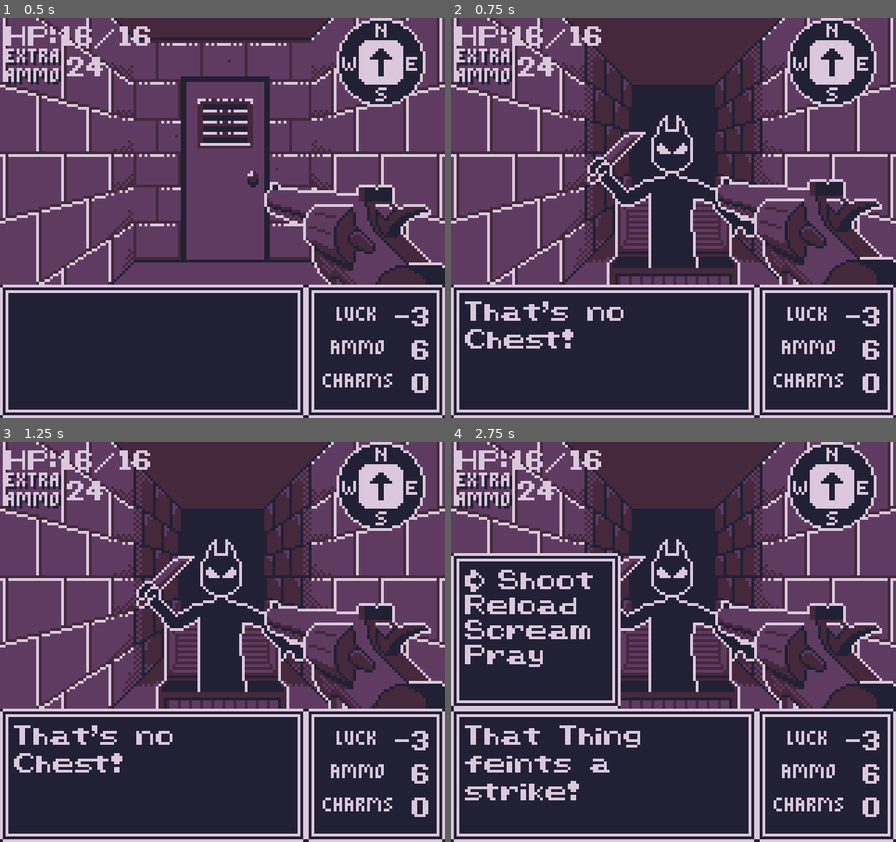
Above: before the commit, frames 1-4 (two rows, left to right).
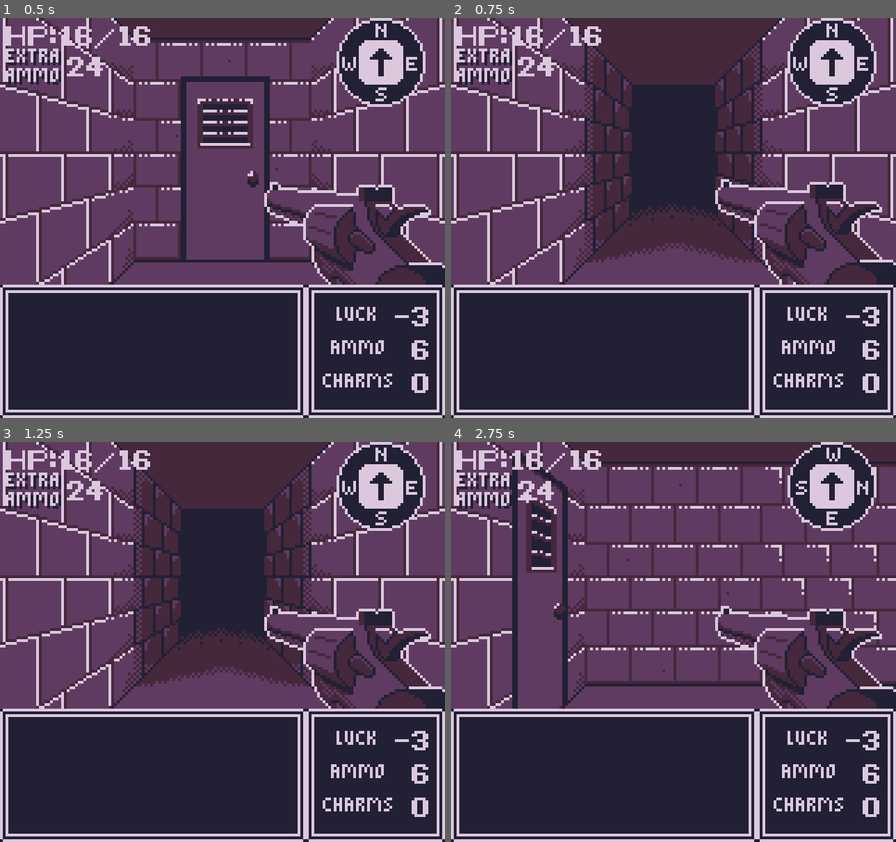
Above: after the commit, the same moments.

Repository: GartTheSkeleton/GameboyDungeon
Game: Godot game, scene res://src/Game/gameworld.tscn
The game is run twice, just before and just after one commit, with the same random seed, the same clock (stepped at 60 frames per second) and the same inputs.
Inputs:
- Up to frame 1 (0.5 s): no input
- Up to frame 2 (0.75 s): tap Enter at 0.5 s; hold Up (Up) from 0.53 s (still down); tap Z (A) at 0.6 s
- Up to frame 3 (1.25 s): keep holding Up (Up); tap X (B) at 0.8 s
- Up to frame 4 (2.75 s): tap Space at 1.25 s; tap X (B) at 1.35, 2.3 s; tap Z (A) at 1.55, 2.1 s; tap Enter at 2 s; release Up (Up) at 2.03 s; hold Left (Left) from 2.03 s (still down)

Frame 1 is identical in both runs. In frame 2, 9.4% of the frame differs, in the area x 3-100%, y 24-83%; in frame 3, 10%; in frame 4, 41%, in the area x 0-100%, y 0-90%.

Commit message:
populate rooms based on tile.gd variables

Diff:
--- a/src/Entities/Actors/Components/fighter_component.gd
+++ b/src/Entities/Actors/Components/fighter_component.gd
@@ -38,6 +38,7 @@
 
 var last_combat_action: String
 var rng = RandomNumberGenerator.new()
+var turn_count: int = 0
 
 func _init(definition: FighterComponentDefinition, parent: Entity) -> void:
 	self.parent = parent
--- a/src/Game/combat_manager.gd
+++ b/src/Game/combat_manager.gd
@@ -56,6 +56,7 @@
 func begin_turn() -> void:
 	if !player_character.is_alive() || !enemy_character.is_alive():
 		end_combat()
+	current_character.fighter_component.turn_count += 1
 	if current_character == player_character:
 		if current_character.fighter_component.turn_skipped:
 			MessageLog.send_message("You're too stunned to act quickly!")
@@ -70,7 +71,7 @@
 			await get_tree().create_timer(wait_time).timeout
 	#		cast combat action
 			var options = ["Attack", "Savor", "Scream"]
-			if enemy_character.fighter_component.last_combat_action == "Scream" || player_character.fighter_component.luck <= -3:
+			if enemy_character.fighter_component.last_combat_action == "Scream" || player_character.fighter_component.luck <= -3 || enemy_character.fighter_component.turn_count < 2:
 				options.remove_at(2)
 			var choice_index = randi_range(0, options.size() -1)
 			var choice = options[choice_index]
--- a/src/Game/gameworld.gd
+++ b/src/Game/gameworld.gd
@@ -37,7 +37,9 @@
 	"key": preload("res://src/Assets/Definitions/Entities/Items/entity_definition_key.tres"),
 	"charm": preload("res://src/Assets/Definitions/Entities/Items/entity_definition_charm.tres"),
 	"chest": preload("res://src/Assets/Definitions/Entities/Items/entity_definition_chest.tres"),
-	"mimic": preload("res://src/Assets/Definitions/Entities/Actors/entity_definition_mimic.tres")
+	"mimic": preload("res://src/Assets/Definitions/Entities/Actors/entity_definition_mimic.tres"),
+	"abomination": preload("res://src/Assets/Definitions/Entities/Actors/entity_definition_abomination.tres"),
+	"slug": preload("res://src/Assets/Definitions/Entities/Actors/entity_definition_slime.tres")
 }
 
 var random_remarks = [
@@ -52,18 +54,35 @@
 ]
 
 func _ready() -> void:
-	populate_map()
+	create_player()
 	SignalBus.start_combat.connect(combat_manager.begin_combat)
 	SignalBus.create_entity.connect(createEntity)
 	SignalBus.player_died.connect(handle_player_death)
+	SignalBus.gameworld_ready.emit()
 
-func createEntity(name: String, grid_pos: Vector2i):
+func createEntity(name: String, grid_pos: Vector2i, chest_contents = null):
 	var new_entity: Entity
 	var map_data = get_map_data()
 	match name:
 		"Lucky Charm":
 			new_entity = Entity.new(grid_pos, entity_types.charm, map_data)
 			new_entity.position.y -= 16
+		"Abomination":
+			new_entity = Entity.new(grid_pos, entity_types.abomination, map_data)
+		"Mimic":
+			new_entity = Entity.new(grid_pos, entity_types.mimic, map_data)
+			new_entity.item_component.contents = "Lucky Charm"
+		"Chest":
+			new_entity = Entity.new(grid_pos, entity_types.chest, map_data)
+			if chest_contents:
+				new_entity.item_component.contents = chest_contents
+		"Cyclops":
+			new_entity = Entity.new(grid_pos, entity_types.cyclops, map_data)
+		"Skeleton":
+			new_entity = Entity.new(grid_pos, entity_types.skeleton, map_data)
+		"Slug":
+			new_entity = Entity.new(grid_pos, entity_types.slug, map_data)
+
 	if !new_entity:
 		return
 	entities.add_child(new_entity)
@@ -115,8 +134,7 @@
 func get_map_data() -> MapData:
 	return map.map_data
 
-func populate_map() -> void:
-	rng.randomize()
+func create_player() -> void:
 	var map_data = get_map_data()
 	var player_start_pos: Vector2i = Vector2i.ZERO
 	player = Entity.new(player_start_pos, entity_types.player, map_data)
@@ -126,21 +144,6 @@
 	player.add_child(camera)
 	entities.add_child(player)
 	player_created.emit(player)
-	for room in map_data.tiles:
-		var random_chance = rng.randf_range(0, 10.0)
-		if random_chance >= 5 && room.gridPosition != Vector2i.ZERO:
-			var enemies = [entity_types.skeleton, entity_types.cyclops]
-			var random_index = randi_range(0, enemies.size() - 1)
-			var chosen_enemy = enemies[random_index]
-			var npc := Entity.new(room.gridPosition, chosen_enemy, map_data)
-			npc.position.y -= 6
-			entities.add_child(npc)
-			map_data.entities.append(npc)
-		elif random_chance < 5 && room.gridPosition != Vector2i.ZERO:
-			var item := Entity.new(room.gridPosition, entity_types.mimic, map_data)
-			item.position.y += 8
-			entities.add_child(item)
-			map_data.entities.append(item)
 	SignalBus.player_turned.emit(playerFacing)
 
 func get_sine(time):
--- a/src/Map/Tile/tile.gd
+++ b/src/Map/Tile/tile.gd
@@ -46,6 +46,7 @@
 func _ready() -> void:
 	SignalBus.player_turned.connect(update_room_sprites)
 	position = Grid.grid_to_world(gridPosition)
+	SignalBus.gameworld_ready.connect(populate_room)
 
 func update_room_sprites(direction: Vector2i) -> void:
 #	set center tile base on player direction and the rooms directional panel types
@@ -163,3 +164,26 @@
 					rightSprite.texture = rightOpenPanelDefinition.texture
 				panelTypes.WALL:
 					rightSprite.texture = rightWallPanelDefinition.texture
+
+func populate_room() -> void:
+	var entity_name: String
+	var chest_contents = null
+	if hasChest:
+		if isMimic:
+			entity_name = "Mimic"
+		else:
+			entity_name = "Chest"
+			chest_contents = "Lucky Charm"
+	if hasEnemy:
+		match enemyType:
+			enemyTypes.CYCLOPS:
+				entity_name = "Cyclops"
+			enemyTypes.SKELETON:
+				entity_name = "Skeleton"
+			enemyTypes.SLUG:
+				entity_name = "Slug"
+			enemyTypes.ABOMINATION:
+				entity_name = "Slug"
+	if entity_name:
+		print("entity_name, position: ", entity_name, gridPosition)
+		SignalBus.create_entity.emit(entity_name, gridPosition, chest_contents)
--- a/src/Utils/signal_bus.gd
+++ b/src/Utils/signal_bus.gd
@@ -11,3 +11,4 @@
 signal create_entity(name: String, position: Vector2i)
 signal entity_created(position: Vector2i)
 signal transition_input_handler(input_handler: InputHandler.InputHandlers)
+signal gameworld_ready
Not shown: 1 places in src/Assets/Definitions/Entities/Actors/entity_definition_abomination.tres that only renumber resources
Not shown: 1 places in src/Assets/Definitions/Entities/Actors/entity_definition_cyclops.tres that only renumber resources
Not shown: 1 places in src/Assets/Definitions/Entities/Actors/entity_definition_mimic.tres that only renumber resources
Not shown: 1 places in src/Assets/Definitions/Entities/Actors/entity_definition_skeleton.tres that only renumber resources
Not shown: 1 places in src/Assets/Definitions/Entities/Actors/entity_definition_slime.tres that only renumber resources
Not shown: 1 places in src/Assets/Definitions/Entities/Items/entity_definition_charm.tres that only renumber resources
Not shown: 1 places in src/Assets/Definitions/Entities/Items/entity_definition_chest.tres that only renumber resources
Not shown: 1 places in src/Assets/Definitions/Entities/Items/entity_definition_key.tres that only renumber resources
Not shown: 1 places in src/Assets/Definitions/Panels/center_door_panel_definition.tres that only renumber resources
Not shown: 1 places in src/Assets/Definitions/Panels/center_hallway_panel_definition.tres that only renumber resources
Not shown: 1 places in src/Assets/Definitions/Panels/center_locked_panel_definition.tres that only renumber resources
Not shown: 1 places in src/Assets/Definitions/Panels/center_wall_panel_definition.tres that only renumber resources
(and 11 more such lines)
